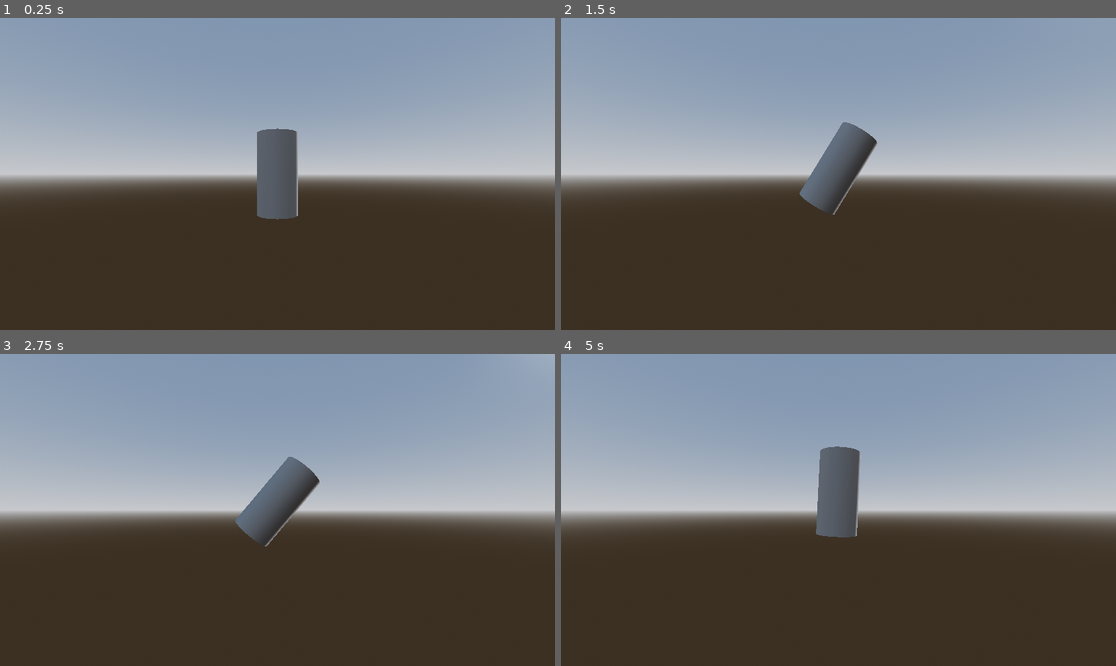
Above: before the commit, frames 1-4 (two rows, left to right).
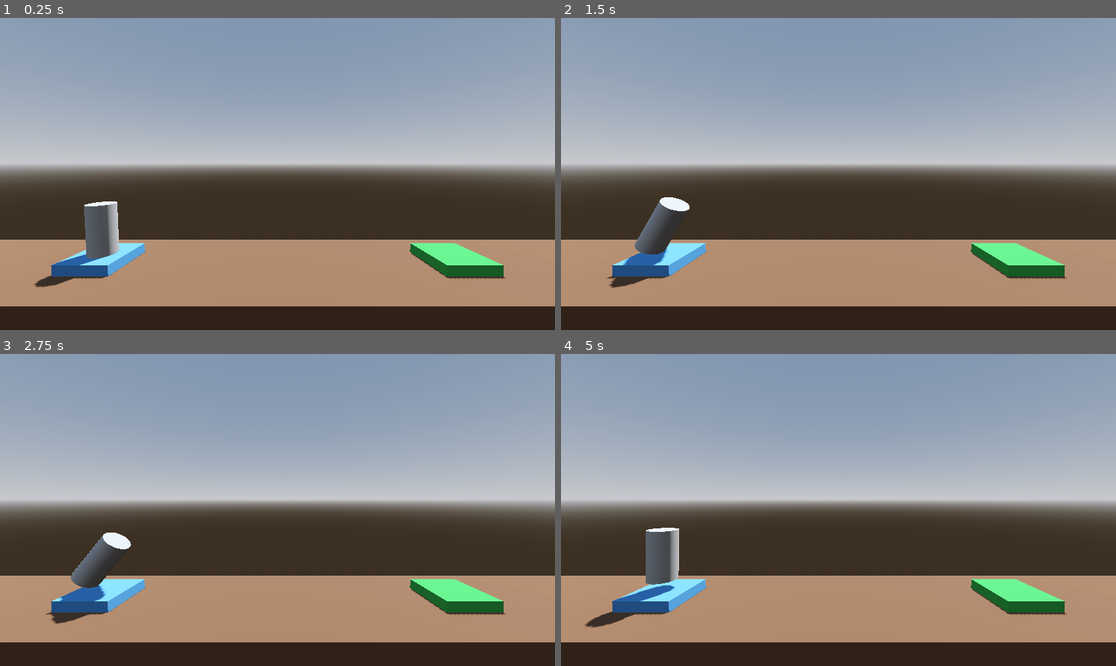
Above: after the commit, the same moments.

Repository: ardkoornstra/learning-godot-3d
Game: Godot game, scene res://scenes/level.tscn
Two runs of this game, one before a commit and one after it. Both use one fixed random seed, a clock stepped at 60 frames per second and the inputs below. Before the commit the project starts from res://scenes/player.tscn.
Inputs:
- Up to frame 1 (0.25 s): no input
- Up to frame 2 (1.5 s): tap Enter (ui_accept) at 0.5, 0.77 s; hold Right (ui_right) 0.53-1.28 s; hold Left (ui_left) from 1.28 s (still down)
- Up to frame 3 (2.75 s): tap Enter (ui_accept) at 1.52 s; release Left (ui_left) at 2.03 s; hold Right (ui_right) from 2.03 s (still down)
- Up to frame 4 (5 s): tap Enter (ui_accept) at 3.02, 3.77, 4.52 s; release Right (ui_right) at 3.53 s; hold Left (ui_left) from 3.53 s (still down)

The runs differ from the first frame. In frame 1, 31% of the frame differs, in the area x 0-100%, y 35-93%; in frame 2, 30%; in frame 3, 30%; in frame 4, 31%, in the area x 0-100%, y 29-93%.

Commit message:
level setup

Diff:
--- a/projectboost/project.godot
+++ b/projectboost/project.godot
@@ -11,6 +11,6 @@
 [application]
 
 config/name="ProjectBoost"
-run/main_scene="res://scenes/player.tscn"
+run/main_scene="res://scenes/level.tscn"
 config/features=PackedStringArray("4.3", "Forward Plus")
 config/icon="res://icon.svg"
--- /dev/null
+++ b/projectboost/scenes/level.tscn
@@ -0,0 +1,58 @@
+[gd_scene load_steps=8 format=3 uid="uid://712swbgirdw5"]
+
+[ext_resource type="PackedScene" uid="uid://b2la63thchrmk" path="res://scenes/player.tscn" id="1_ddd3o"]
+
+[sub_resource type="ProceduralSkyMaterial" id="ProceduralSkyMaterial_gy0wv"]
+sky_horizon_color = Color(0.64625, 0.65575, 0.67075, 1)
+ground_horizon_color = Color(0.64625, 0.65575, 0.67075, 1)
+
+[sub_resource type="Sky" id="Sky_xgv8s"]
+sky_material = SubResource("ProceduralSkyMaterial_gy0wv")
+
+[sub_resource type="Environment" id="Environment_c2vxt"]
+background_mode = 2
+sky = SubResource("Sky_xgv8s")
+tonemap_mode = 2
+glow_enabled = true
+
+[sub_resource type="StandardMaterial3D" id="StandardMaterial3D_64cqk"]
+albedo_color = Color(0.37, 0.25345, 0.1702, 1)
+
+[sub_resource type="StandardMaterial3D" id="StandardMaterial3D_4j6op"]
+albedo_color = Color(0.2701, 0.50005, 0.73, 1)
+
+[sub_resource type="StandardMaterial3D" id="StandardMaterial3D_et8n1"]
+albedo_color = Color(0.1914, 0.58, 0.243213, 1)
+
+[node name="Level" type="Node3D"]
+
+[node name="WorldEnvironment" type="WorldEnvironment" parent="."]
+environment = SubResource("Environment_c2vxt")
+
+[node name="DirectionalLight3D" type="DirectionalLight3D" parent="."]
+transform = Transform3D(-0.866023, -0.433016, 0.250001, 0, 0.499998, 0.866027, -0.500003, 0.749999, -0.43301, 0, 0, 0)
+shadow_enabled = true
+
+[node name="Ground" type="CSGBox3D" parent="."]
+transform = Transform3D(1, 0, 0, 0, 1, 0, 0, 0, 1, 0, -4, 0)
+use_collision = true
+size = Vector3(30, 8, 5)
+material = SubResource("StandardMaterial3D_64cqk")
+
+[node name="LaunchPad" type="CSGBox3D" parent="."]
+transform = Transform3D(1, 0, 0, 0, 1, 0, 0, 0, 1, -7, 0.2, 0)
+use_collision = true
+size = Vector3(2, 0.4, 2)
+material = SubResource("StandardMaterial3D_4j6op")
+
+[node name="LandingPad" type="CSGBox3D" parent="."]
+transform = Transform3D(1, 0, 0, 0, 1, 0, 0, 0, 1, 7, 0.2, 0)
+use_collision = true
+size = Vector3(2, 0.4, 2)
+material = SubResource("StandardMaterial3D_et8n1")
+
+[node name="Camera3D" type="Camera3D" parent="."]
+transform = Transform3D(1, 0, 0, 0, 0.99863, 0.052336, 0, -0.052336, 0.99863, 0, 4, 8)
+
+[node name="Player" parent="." instance=ExtResource("1_ddd3o")]
+transform = Transform3D(1, 0, 0, 0, 1, 0, 0, 0, 1, -7, 1.4, 0)
--- a/projectboost/scenes/player.tscn
+++ b/projectboost/scenes/player.tscn
@@ -1,35 +1,11 @@
-[gd_scene load_steps=6 format=3 uid="uid://b2la63thchrmk"]
+[gd_scene load_steps=3 format=3 uid="uid://b2la63thchrmk"]
 
 [ext_resource type="Script" path="res://scripts/player.gd" id="1_jn4di"]
-
-[sub_resource type="ProceduralSkyMaterial" id="ProceduralSkyMaterial_nd2se"]
-sky_horizon_color = Color(0.64625, 0.65575, 0.67075, 1)
-ground_horizon_color = Color(0.64625, 0.65575, 0.67075, 1)
-
-[sub_resource type="Sky" id="Sky_mhpnl"]
-sky_material = SubResource("ProceduralSkyMaterial_nd2se")
-
-[sub_resource type="Environment" id="Environment_isvrs"]
-background_mode = 2
-sky = SubResource("Sky_mhpnl")
-tonemap_mode = 2
-glow_enabled = true
 
 [sub_resource type="CylinderMesh" id="CylinderMesh_tudd3"]
 
 [node name="Player" type="Node3D"]
 script = ExtResource("1_jn4di")
 
-[node name="WorldEnvironment" type="WorldEnvironment" parent="."]
-environment = SubResource("Environment_isvrs")
-
-[node name="DirectionalLight3D" type="DirectionalLight3D" parent="."]
-transform = Transform3D(-0.866025, -0.433013, 0.25, 0, 0.5, 0.866025, -0.5, 0.75, -0.433013, 0, 0, 0)
-shadow_enabled = true
-
 [node name="MeshInstance3D" type="MeshInstance3D" parent="."]
 mesh = SubResource("CylinderMesh_tudd3")
-
-[node name="Camera3D" type="Camera3D" parent="."]
-transform = Transform3D(1, 0, 0, 0, 1, 0, 0, 0, 1, 0, 0, 5)
-top_level = true
